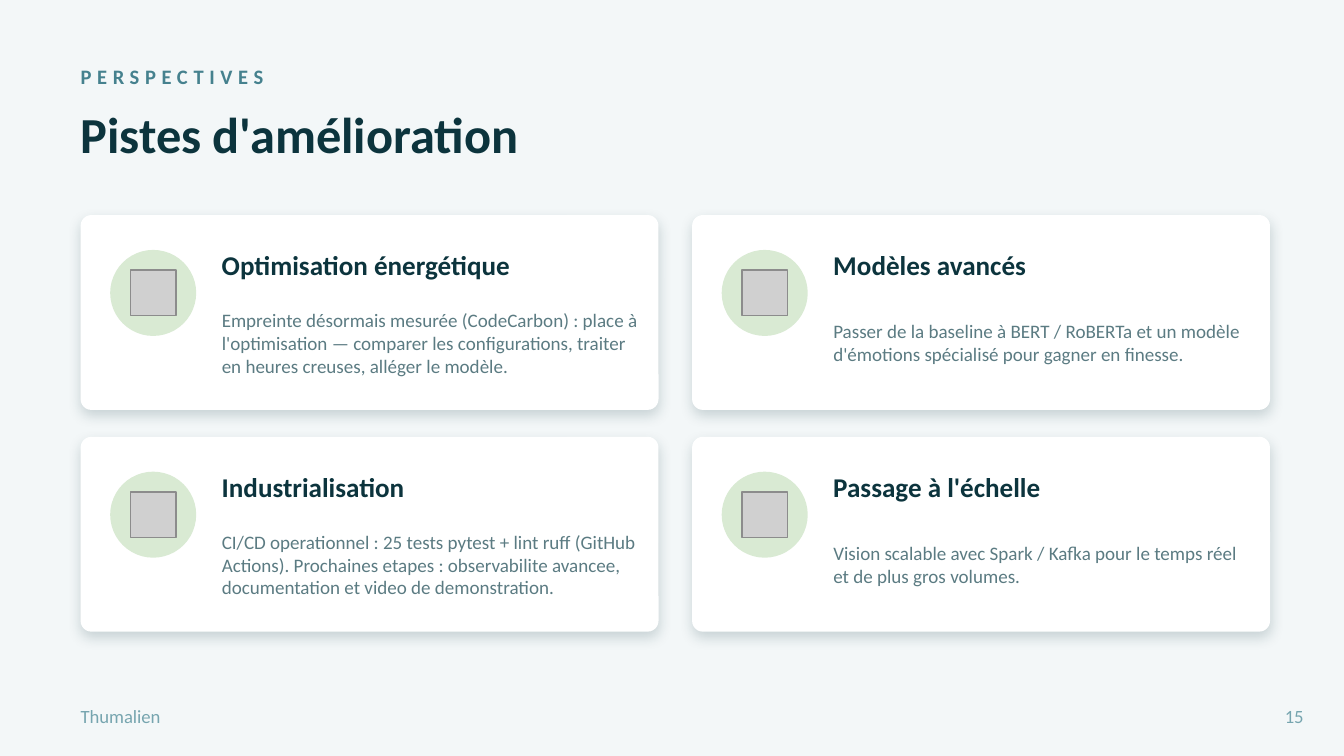
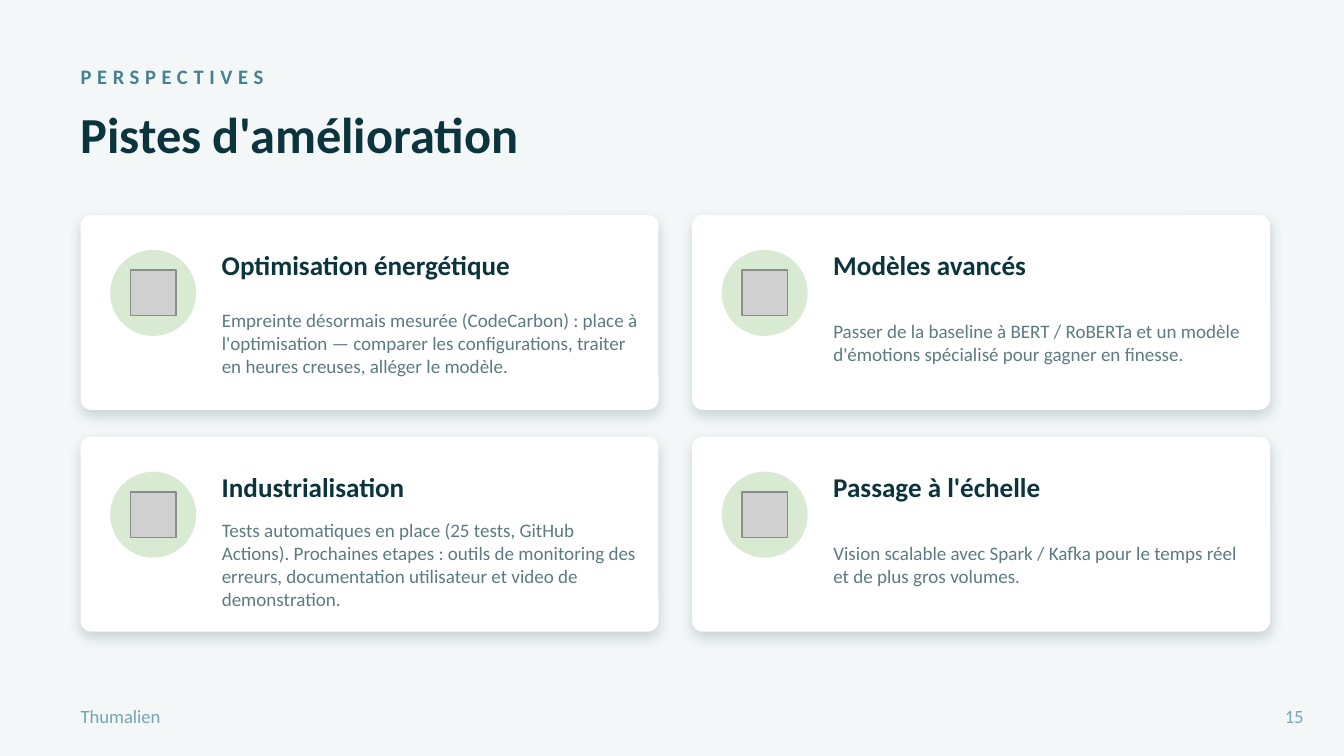
Before and after one commit to Atixu/Projet_Etude_M1_SDV, a slide deck: slide 17 of Thumalien_Soutenance_GreenIT.pptx. Drawn at 1344x756 pixels with LibreOffice and Linux fonts; fonts in the diff are those of the drawing; grey boxes stand for pictures. Boxes give left, top, right and bottom in pixels: in the first picture for what was removed or moved away, otherwise in the second. Text is boxed around its words. In the diff, an @@ line names an element or a change of style, - is before the commit and + after.

```diff
--- a/Thumalien_Soutenance_GreenIT.pptx
+++ b/Thumalien_Soutenance_GreenIT.pptx
@@ text at [222, 523, 636, 606]: text changed @@
-CI/CD operationnel : 25 tests pytest + lint ruff (GitHub Actions). Prochaines etapes : observabilite avancee, documentation et video de demonstration.
+Tests automatiques en place (25 tests, GitHub Actions). Prochaines etapes : outils de monitoring des erreurs, documentation utilisateur et video de demonstration.
```
Also in this commit, not shown: 6 other slides changed.
